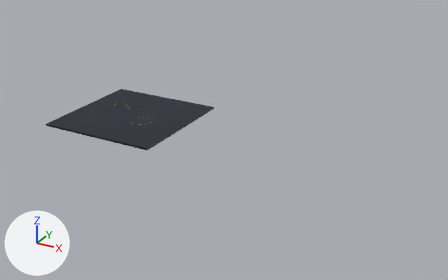
Renders of the COLLADA model tb3_project/gazebo_models/world_light/meshes/world_light.dae from each side of a commit.
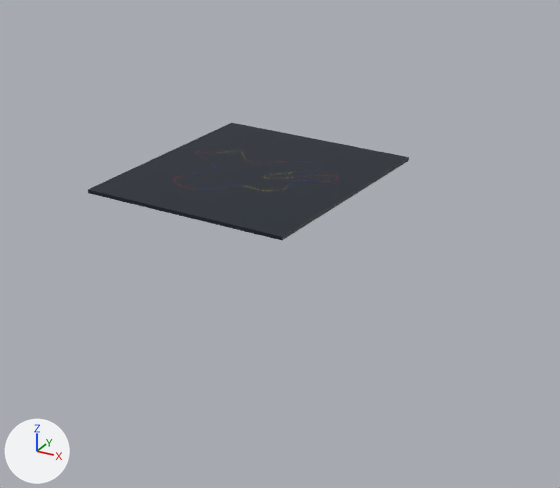
Old and new are each drawn whole from a 50 mm camera at (44.9, -52.5, 27.2) aimed at (14.7, 2.4, -0.3) and again close up on the part from 0% to 65% of the width and 9% to 100% of the height. Lighting does not change. The marker at lower left points along +X, +Y and +Z. Where no turn or scale is listed for an object, it has been applied to the vertices. Vertices at the same position are counted once.
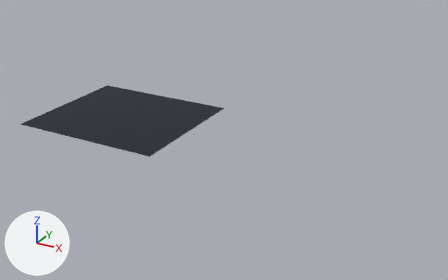
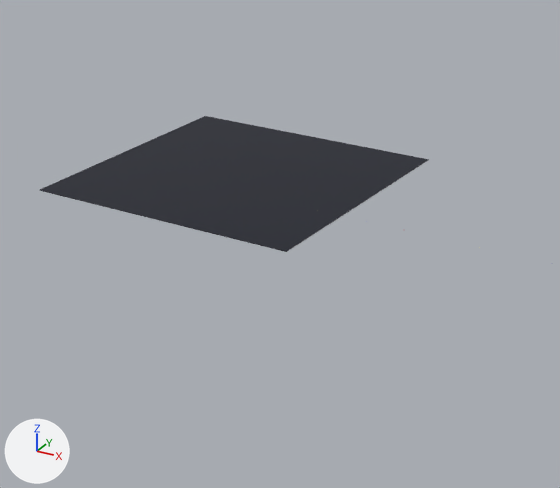
Where the newer file only moved an object's origin or applied its transform, the numbers keep the older frame.

Location of each change, (x1, y1, x2, y2) in pixels of the close-ups (560 x 488 px):
'Cube', reshaped (21% wider, 16% taller)
    before: (88, 123, 409, 240)
    after: (39, 116, 429, 252)

What changed in the scene script:
```text
Change me_cube_001:
    where me_cube_001.from_pydata(...)  # 8 vertices, 12 faces; spans x -7.14..7.14, y -7.09..7.09, z 0.0..0.24
    used by ob_cube; location = (1.84, 3.1, -0.21)
    me_cube_001 part 1
    me_cube_001.vertices[0].co: (-7.14, -7.09, 0.0) -> (-9.68, -8.54, 0.24)  # pixel (88, 193) -> pixel (38, 189)
    me_cube_001.vertices[1].co: (-7.14, -7.09, 0.24) -> (-9.68, -8.54, 0.2)  # pixel (87, 189) -> pixel (39, 190)
    me_cube_001.vertices[2].co: (-7.14, 7.09, 0.0) -> (-9.68, 7.35, 0.24)  # not seen -> pixel (205, 115)
    me_cube_001.vertices[3].co: (-7.14, 7.09, 0.24) -> (-9.68, 7.35, 0.2)  # pixel (231, 122) -> pixel (205, 116)
    me_cube_001.vertices[4].co: (7.14, -7.09, 0.0) -> (8.46, -8.54, 0.24)  # pixel (281, 240) -> pixel (286, 251)
    me_cube_001.vertices[5].co: (7.14, -7.09, 0.24) -> (8.46, -8.54, 0.2)  # pixel (281, 236) -> pixel (286, 252)
    me_cube_001.vertices[6].co: (7.14, 7.09, 0.0) -> (8.46, 7.35, 0.24)  # pixel (408, 160) -> pixel (428, 159)
    me_cube_001.vertices[7].co: (7.14, 7.09, 0.24) -> (8.46, 7.35, 0.2)  # pixel (408, 157) -> pixel (428, 160)
```
